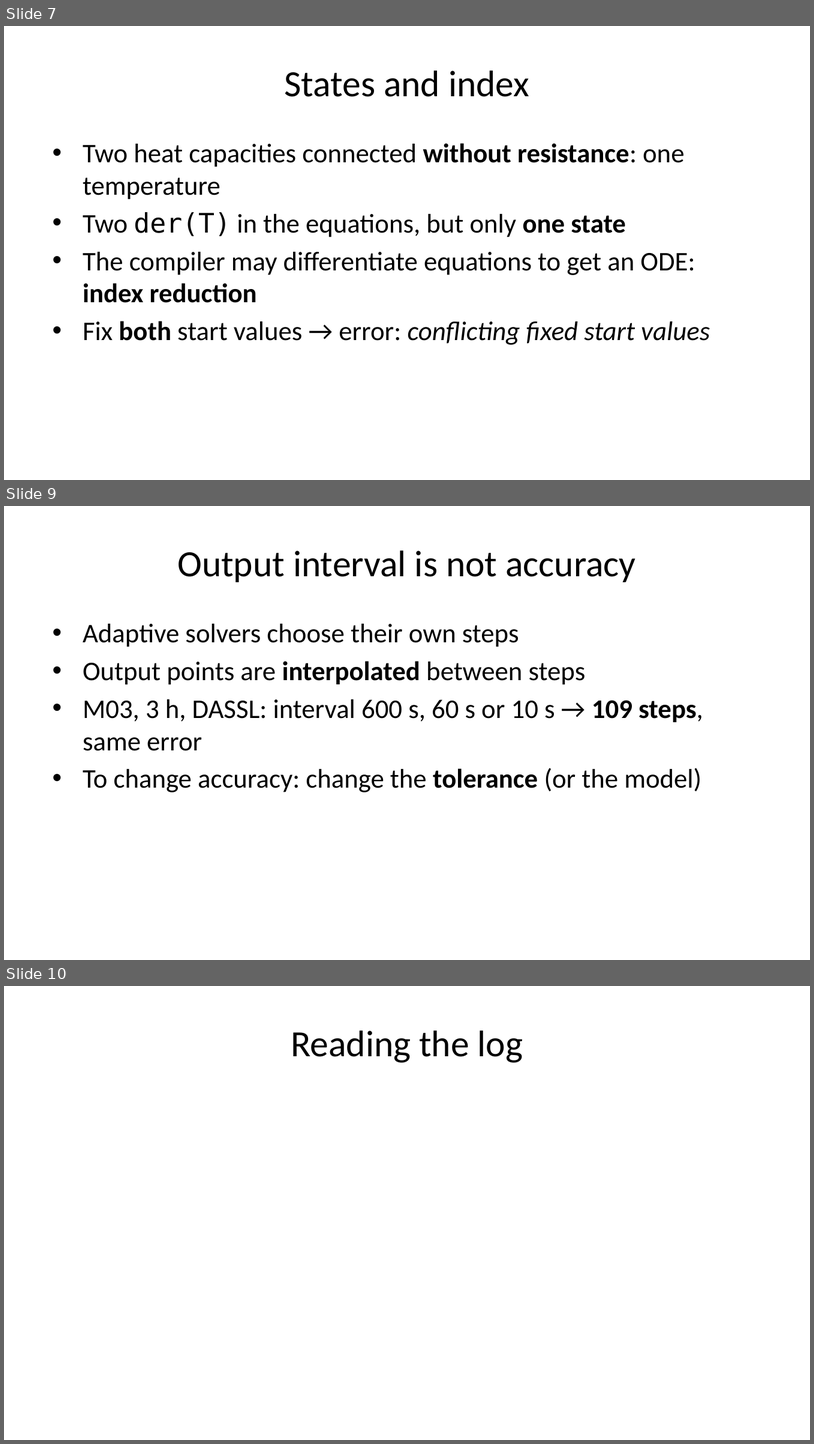
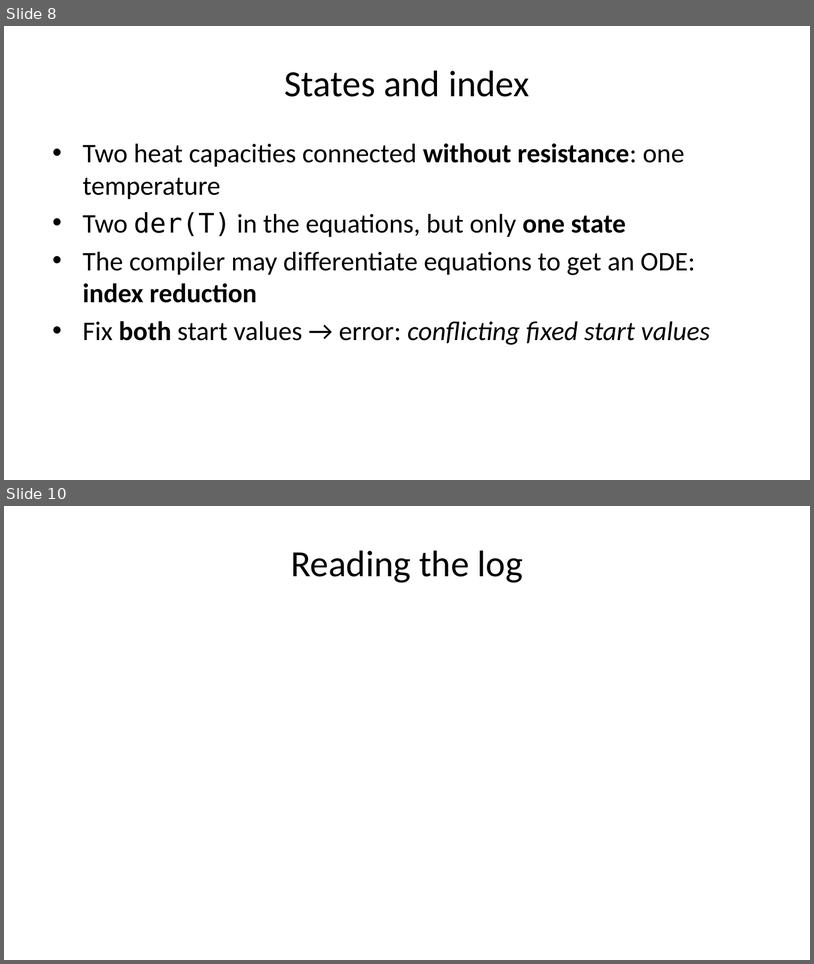
Before and after one commit to DSSchiera/energy-systems-modelica-python-course-participant, a slide deck: slides/session_04/session_04.pptx. Shown one above the other, each under a label of ours: slides 7, 9 and 10 before the commit, slides 8 and 10 after it; the slides between them are not shown. The pictures are 814x1444 and 814x964 pixels, drawn with LibreOffice and Linux fonts; fonts in the diff are those of the drawing. Boxes give left, top, right and bottom in pixels: in the first picture for what was removed or moved away, otherwise in the second. Text is boxed around its words. In the diff, an @@ line names an element or a change of style, - is before the commit and + after.

```diff
--- a/slides/session_04/session_04.pptx
+++ b/slides/session_04/session_04.pptx
@@ slide 9 removed at box(4, 506, 810, 960), background #FFFFFF @@
@@ title removed at box(177, 550, 636, 582) @@
-Output interval is not accuracy
@@ text removed at box(83, 624, 704, 792) @@
-• Adaptive solvers choose their own steps
-• Output points are interpolated between steps
-• M03, 3 h, DASSL: interval 600 s, 60 s or 10 s → 109 steps, same error
-• To change accuracy: change the tolerance (or the model)
@@ what was slide 7 is now slide 8 @@
```
Also in this commit, not shown: 3 slides changed, 5 slides added, 1 other slide removed, 11 other files.
